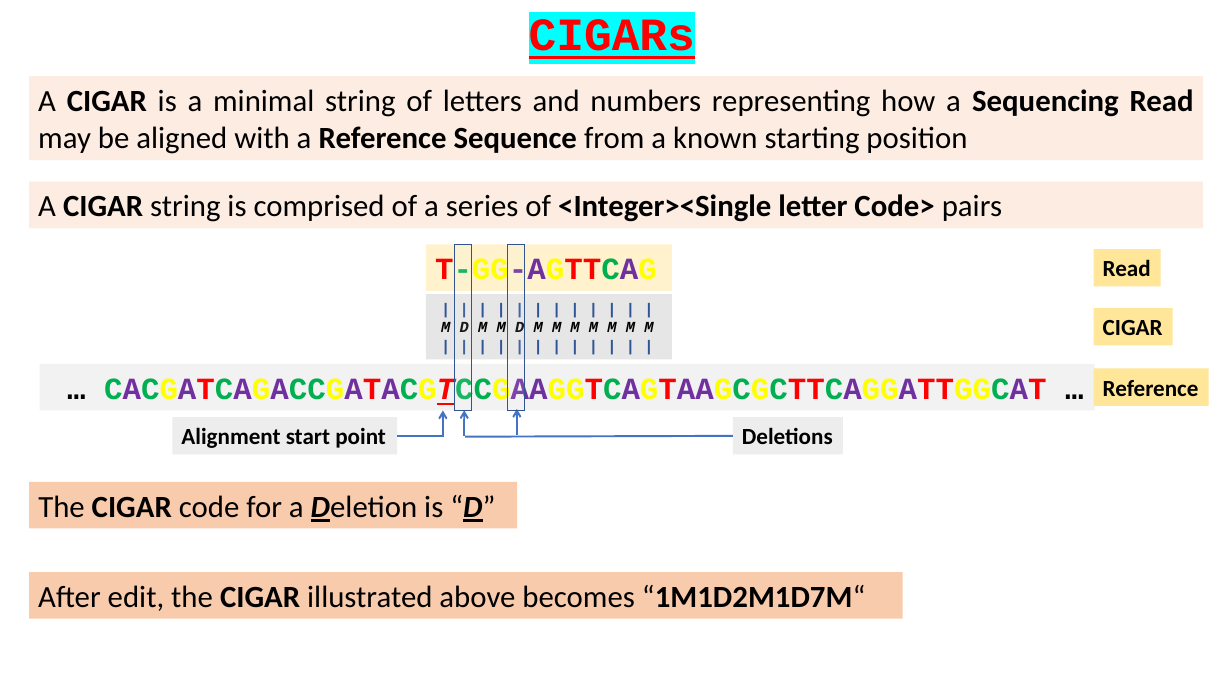
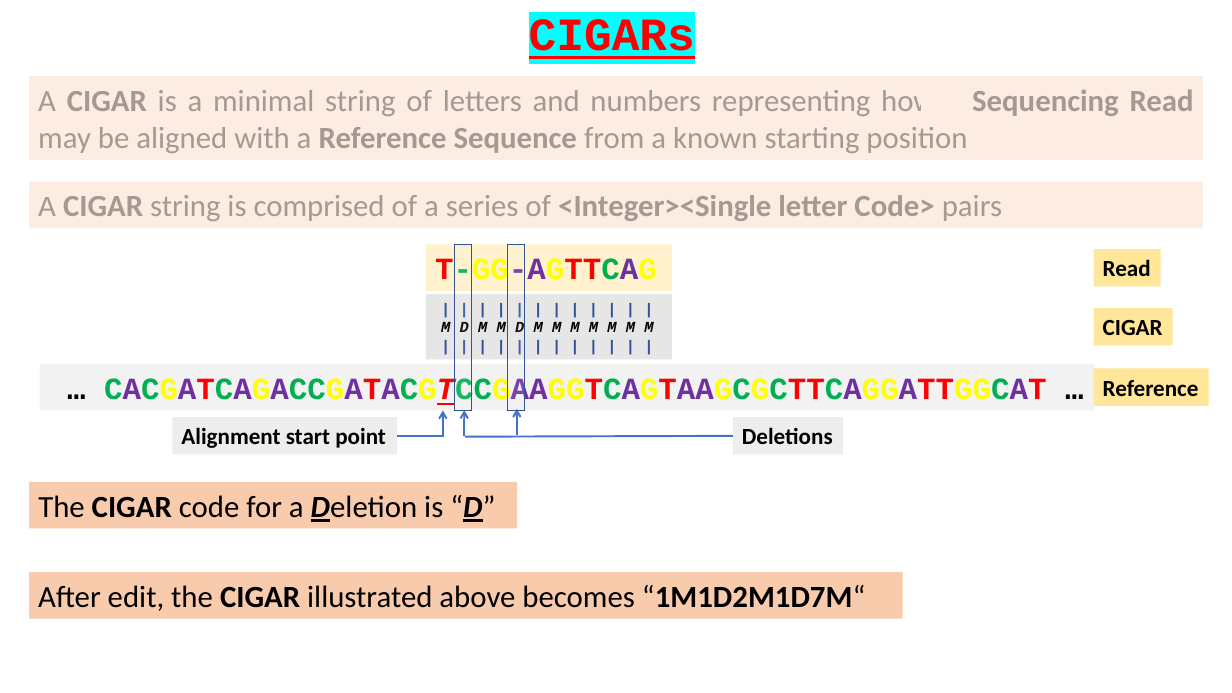
Before and after one commit to BioinformaticsTraining/Introduction-to-Bioinformatics, a slide deck: slide 5 of Flip Presentations/NGS_Intro/02-CIGARS/02-CIGARS.pptx. Drawn at 1232x693 pixels with LibreOffice and Linux fonts; fonts in the diff are those of the drawing. Boxes give left, top, right and bottom in pixels: in the first picture for what was removed or moved away, otherwise in the second. Text is boxed around its words. In the diff, an @@ line names an element or a change of style, - is before the commit and + after.

Commit message:
More CIGARs ... just P to go, plus overview
 Changes to be committed:
	modified:   Flip Presentations/NGS_Intro/02-CIGARS/02-CIGARS.pptx

```diff
--- a/Flip Presentations/NGS_Intro/02-CIGARS/02-CIGARS.pptx
+++ b/Flip Presentations/NGS_Intro/02-CIGARS/02-CIGARS.pptx
@@ rectangle "A CIGAR is a minimal ..." at [30, 77, 1203, 161]: text colour #000000 to #000000 at 35% opacity @@
@@ rectangle "A CIGAR string is comprised ..." at [30, 182, 1203, 228]: text colour #000000 to #000000 at 35% opacity @@
```
Also in this commit, not shown: 5 other slides changed, 1 slide added, 1 slide removed.
